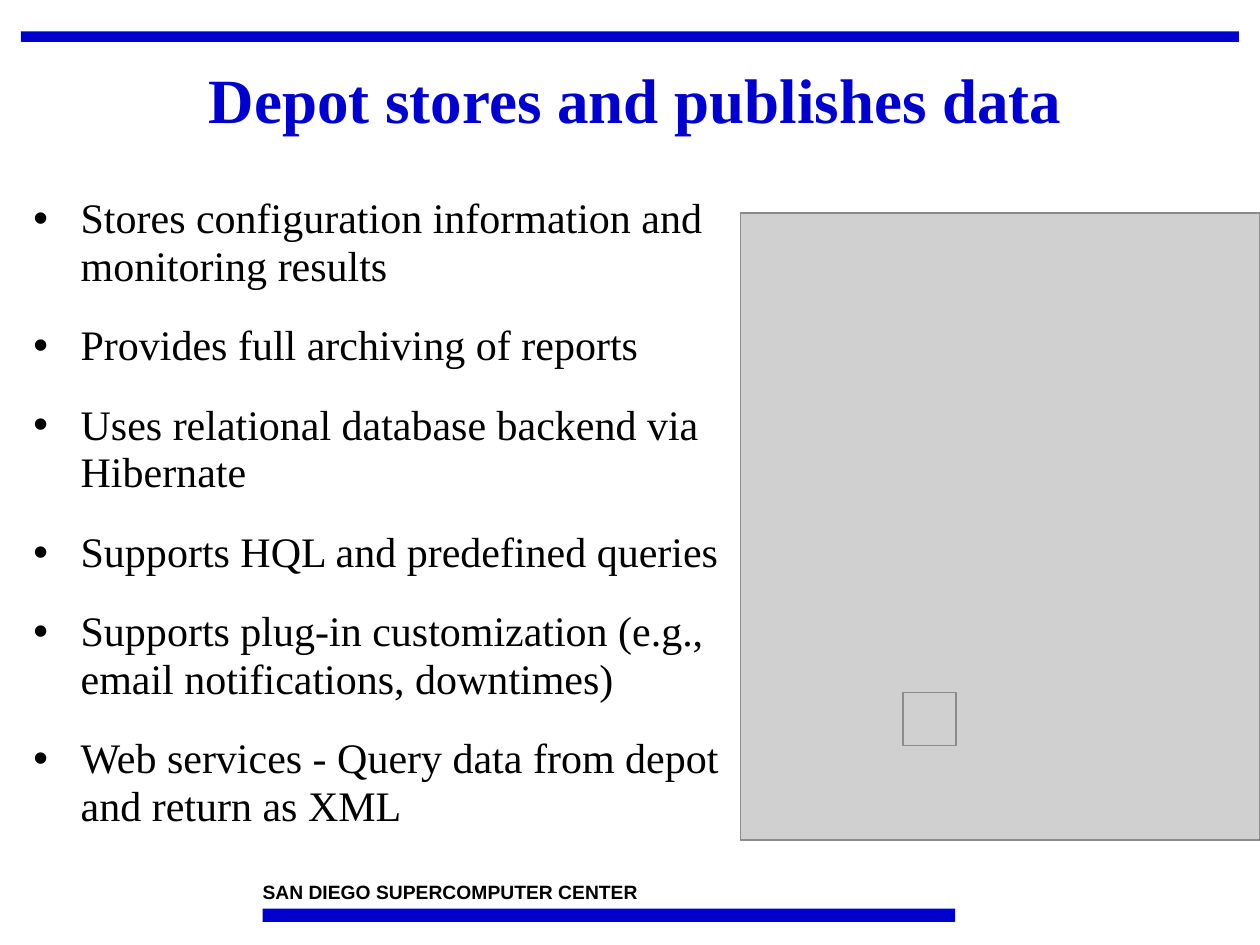
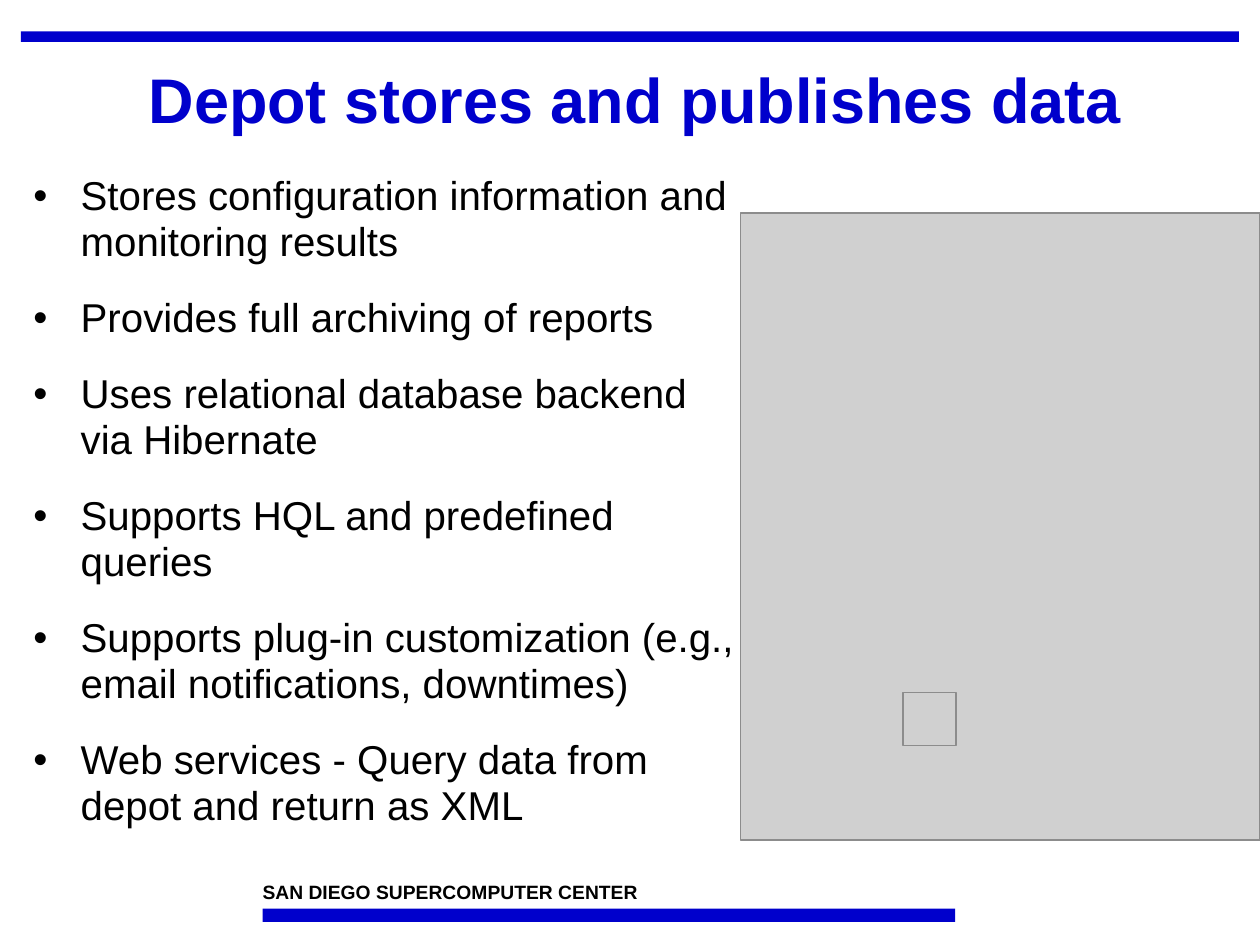
Before and after one commit to IncaProject/inca-xsede, a slide deck: slide 10 of talks/sc08/inca-sc08.ppt. Drawn at 1260x945 pixels with LibreOffice and Linux fonts; fonts in the diff are those of the drawing; grey boxes stand for pictures; background and template pictures are left out. Boxes give left, top, right and bottom in pixels: in the first picture for what was removed or moved away, otherwise in the second. Text is boxed around its words. In the diff, an @@ line names an element or a change of style, - is before the commit and + after.

```diff
--- a/talks/sc08/inca-sc08.ppt
+++ b/talks/sc08/inca-sc08.ppt
@@ title "Depot stores and publishes data" at [149,77,1120,135]: font Times New Roman to Arial @@
@@ text "Stores configuration information and monitoring ...": place and size @@
-text "Stores configuration information and monitoring ..." at [81,203,718,822]
+text "Stores configuration information and monitoring ..." at [81,181,734,828]
@@ text "Stores configuration information and monitoring ..." at [81,181,734,828]: size 24 to 23 pt, font Times New Roman to Arial @@
```
Also in this commit, not shown: 17 other slides changed.
